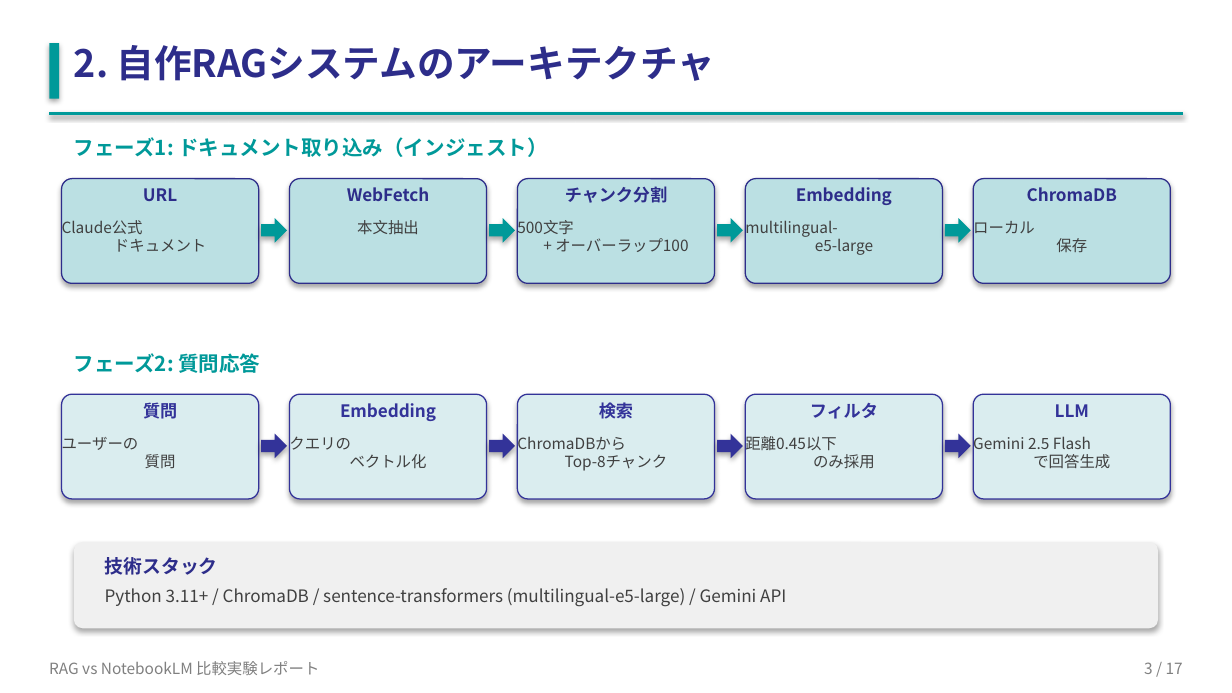
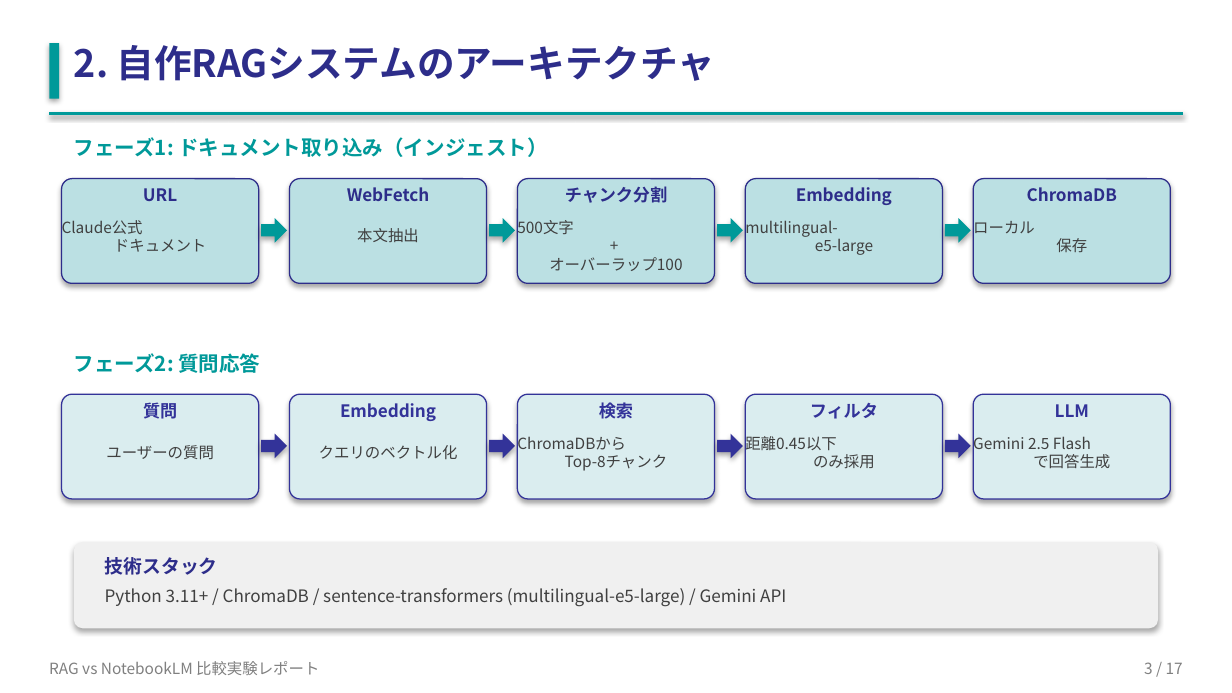
Before and after one commit to shogonakamura1/rag-comparison, a slide deck: slide 3 of RAG_vs_NotebookLM_report.pptx. Drawn at 1232x693 pixels with LibreOffice and Linux fonts; fonts in the diff are those of the drawing. Boxes give left, top, right and bottom in pixels: in the first picture for what was removed or moved away, otherwise in the second. Text is boxed around its words. In the diff, an @@ line names an element or a change of style, - is before the commit and + after.

```diff
--- a/RAG_vs_NotebookLM_report.pptx
+++ b/RAG_vs_NotebookLM_report.pptx
@@ text "本文抽出": place and size @@
-text "本文抽出" at box(357, 220, 419, 234)
+text "本文抽出" at box(357, 228, 419, 242)
@@ text at box(517, 218, 682, 271): text changed @@
-500文字
-+ オーバーラップ100
+500文字
++
+オーバーラップ100
@@ text at box(106, 445, 214, 460): spaces changed @@
-ユーザーの
-質問
+ユーザーの質問
@@ text at box(319, 445, 458, 459): spaces changed @@
-クエリの
-ベクトル化
+クエリのベクトル化
```
Also in this commit, not shown: 13 other slides changed, 5 other files.
